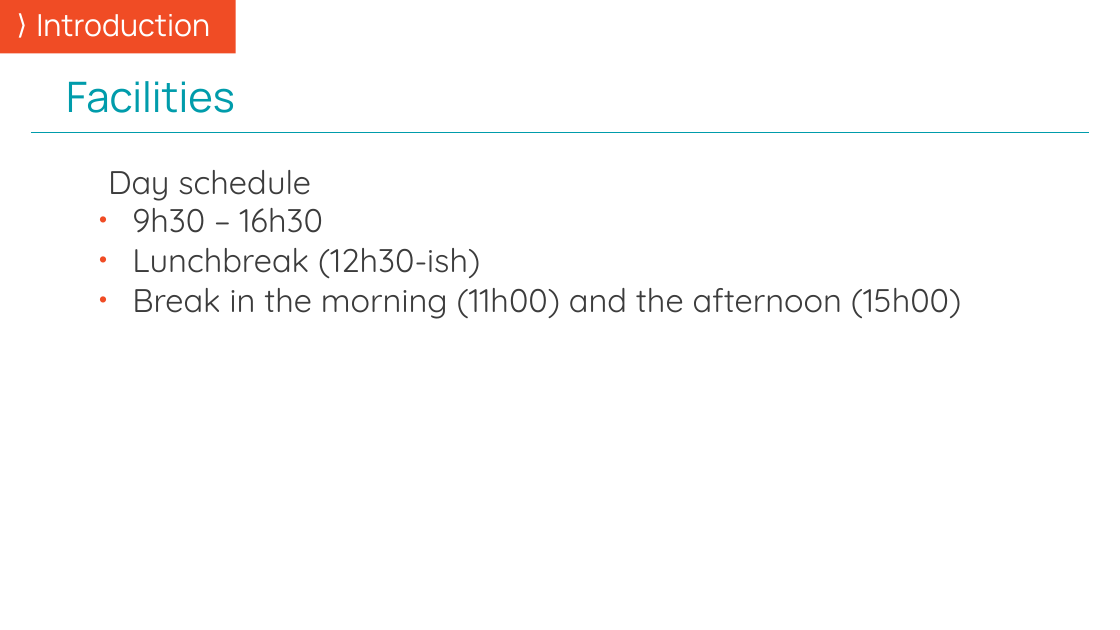
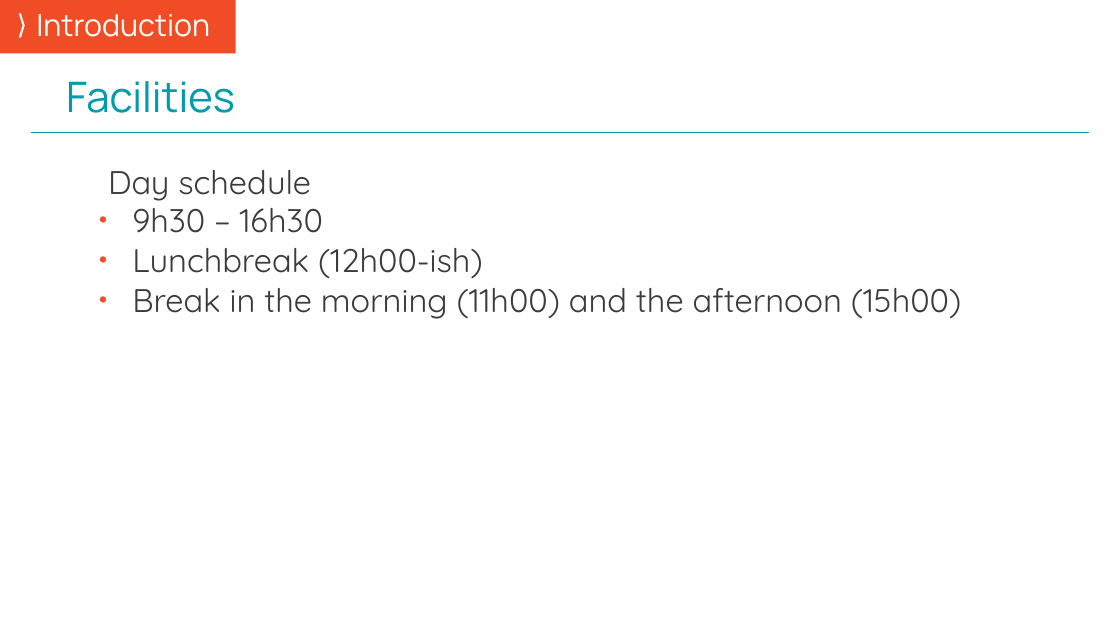
Before and after one commit to mjochen/Cello_AI, a slide deck: slide 3 of ppts/0 - preface.pptx. Drawn at 1120x630 pixels with LibreOffice and Linux fonts; fonts in the diff are those of the drawing. Boxes give left, top, right and bottom in pixels: in the first picture for what was removed or moved away, otherwise in the second. Text is boxed around its words. In the diff, an @@ line names an element or a change of style, - is before the commit and + after.

```diff
--- a/ppts/0 - preface.pptx
+++ b/ppts/0 - preface.pptx
@@ text at (132,248,483,279): text changed @@
-    • Lunchbreak (12h30-ish)
+    • Lunchbreak (12h00-ish)
```
Also in this commit, not shown: 2 other slides changed, 1 other file.
